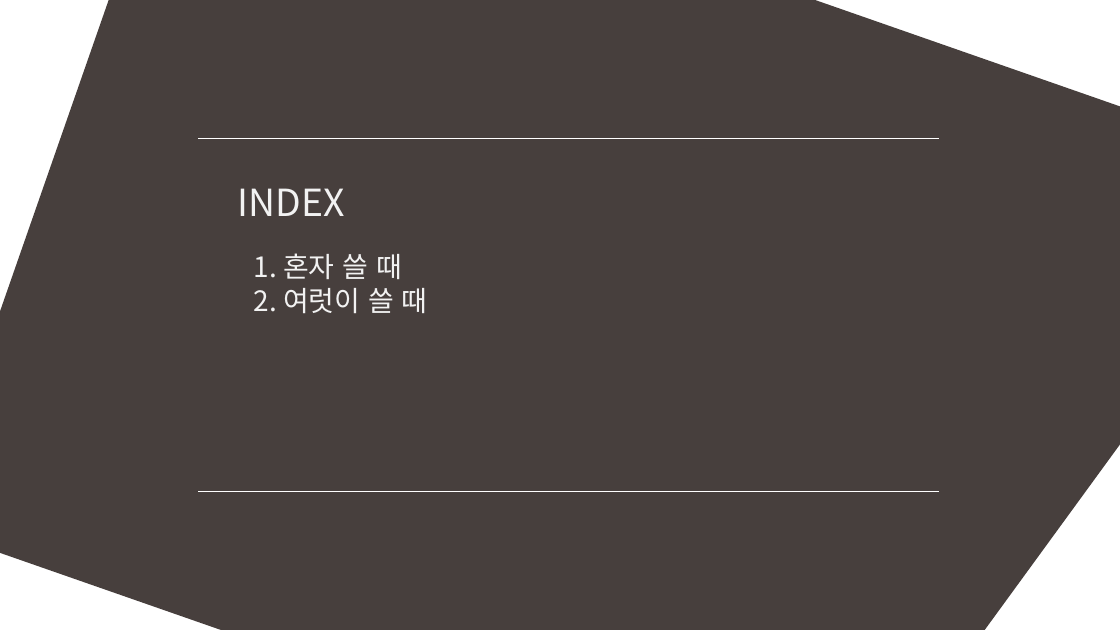
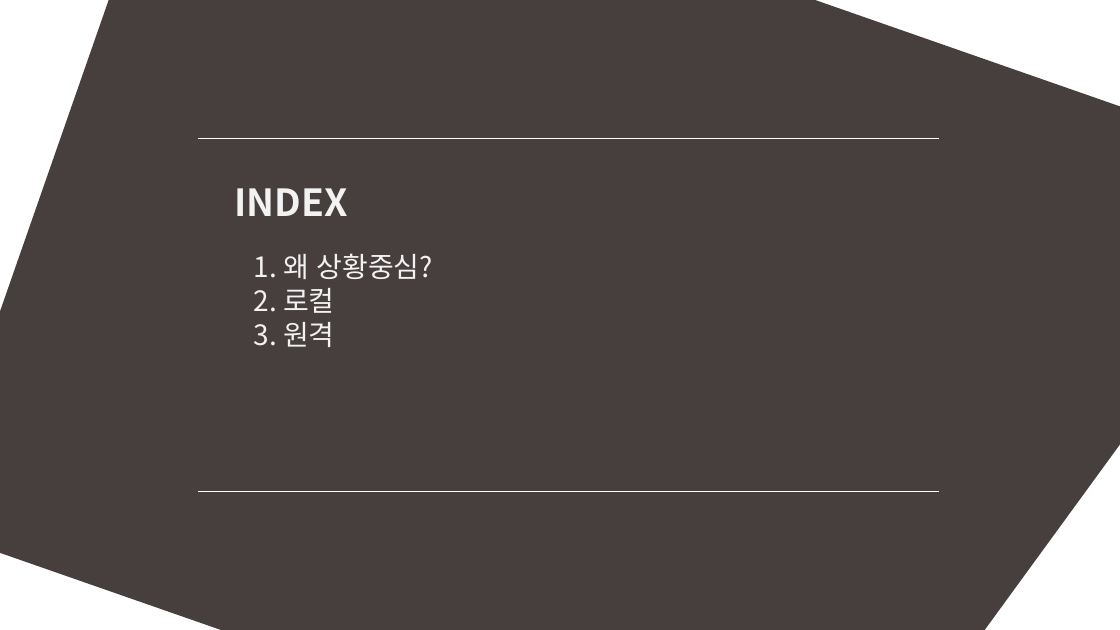
Before and after one commit to MinSikMoon/pptgit, a slide deck: slide 2 of git발표.pptx. Drawn at 1120x630 pixels with LibreOffice and Linux fonts; fonts in the diff are those of the drawing. Boxes give left, top, right and bottom in pixels: in the first picture for what was removed or moved away, otherwise in the second. Text is boxed around its words. In the diff, an @@ line names an element or a change of style, - is before the commit and + after.

Commit message:
상황1 까지 완성

```diff
--- a/git발표.pptx
+++ b/git발표.pptx
@@ text "INDEX" at (x1=234, y1=188, x2=347, y2=216): bold on @@
@@ text at (x1=253, y1=253, x2=433, y2=347): text changed @@
-1. 혼자 쓸 때
-2. 여럿이 쓸 때
+1. 왜 상황중심?
+2. 로컬
+3. 원격
```
Also in this commit, not shown: 1 other slide changed, 5 slides added, 1 slide removed.
